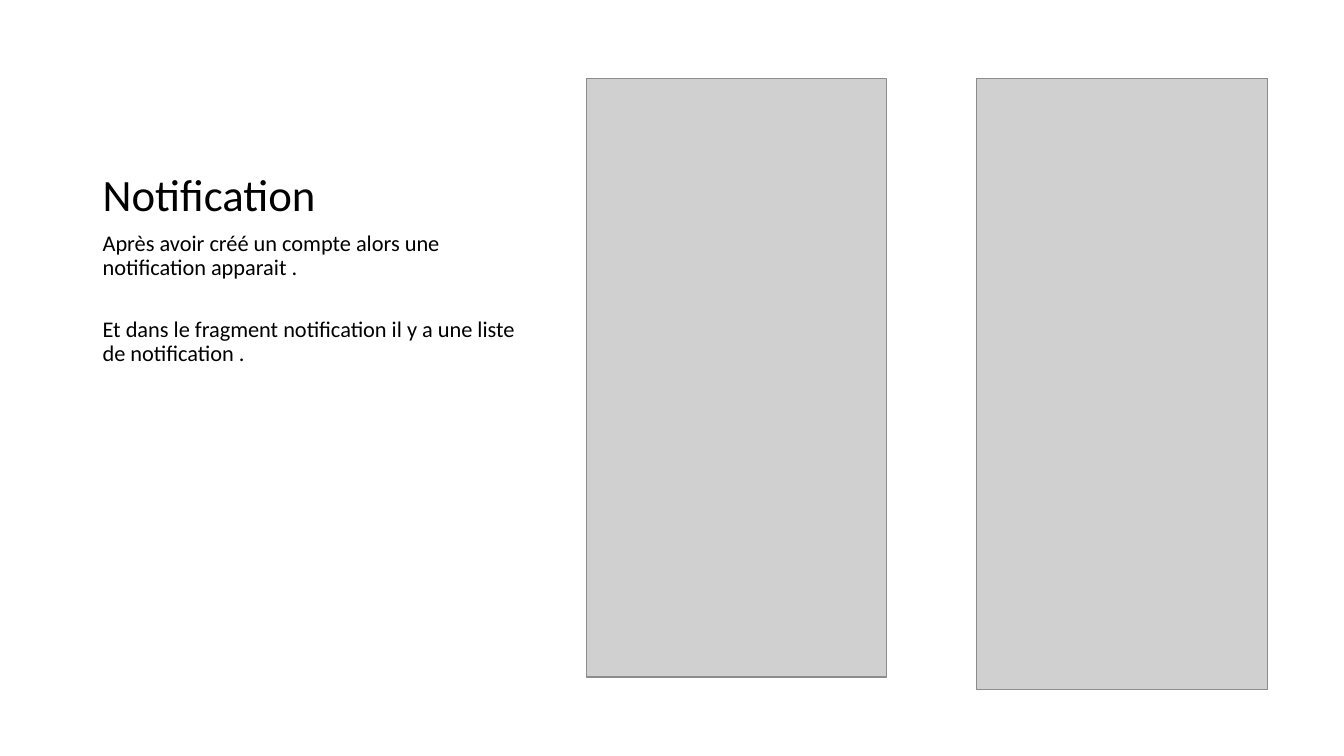
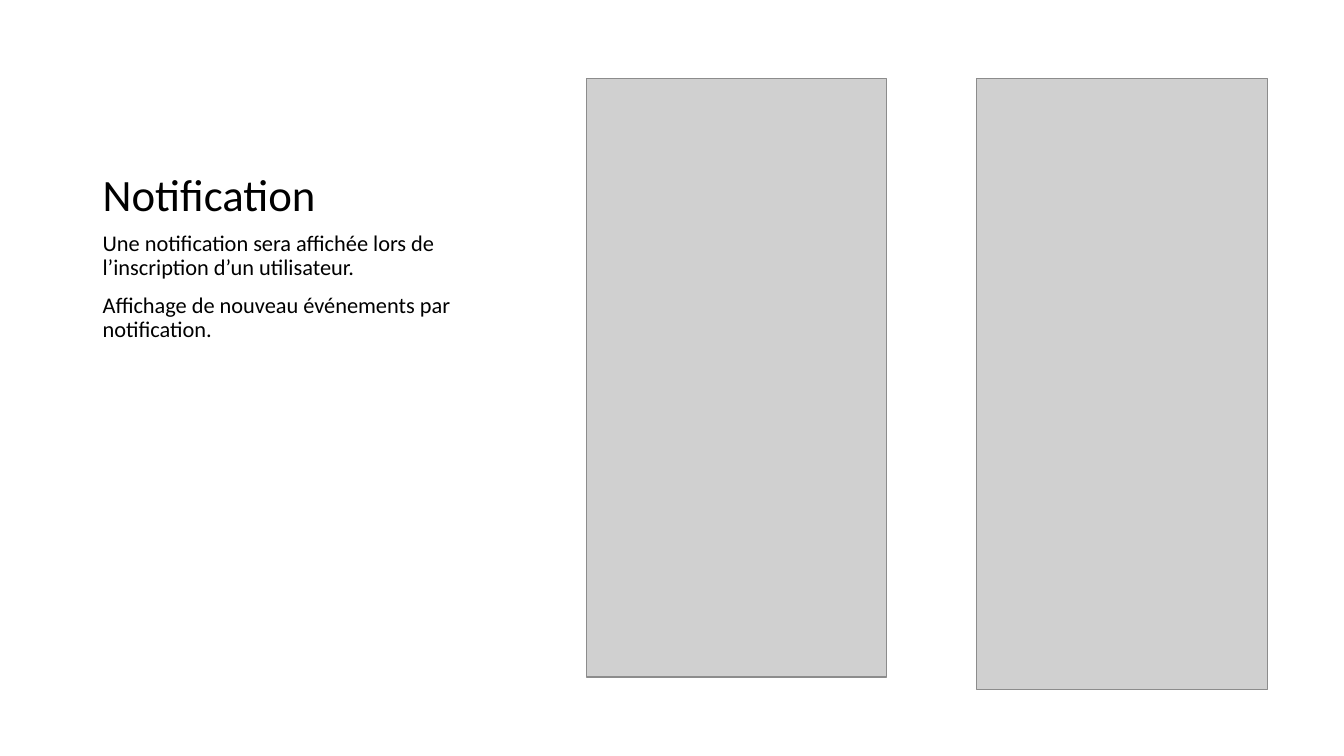
Before and after one commit to Nomenandrianina/m1-specification, a slide deck: slide 7 of WORLD TOUR TRAVEL.ppt. Drawn at 1344x756 pixels with LibreOffice and Linux fonts; fonts in the diff are those of the drawing; grey boxes stand for pictures. Boxes give left, top, right and bottom in pixels: in the first picture for what was removed or moved away, otherwise in the second. Text is boxed around its words. In the diff, an @@ line names an element or a change of style, - is before the commit and + after.

Commit message:
Update terminer
Update terminer

```diff
--- a/WORLD TOUR TRAVEL.ppt
+++ b/WORLD TOUR TRAVEL.ppt
@@ text at bbox=[103, 235, 450, 337]: text changed @@
-Après avoir créé un compte alors une notification apparait .
-Et dans le fragment notification il y a une liste de notification .
+Une notification sera affichée lors de l’inscription d’un utilisateur.
+Affichage de nouveau événements par notification.
```
